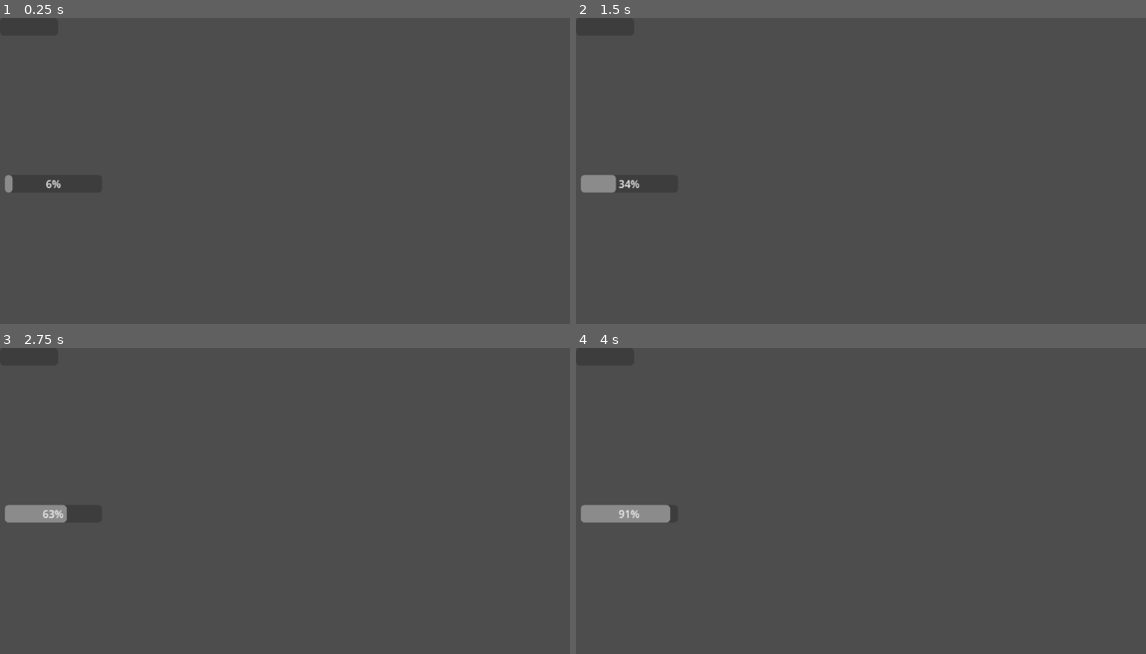
Above: before the commit, frames 1-4 (two rows, left to right).
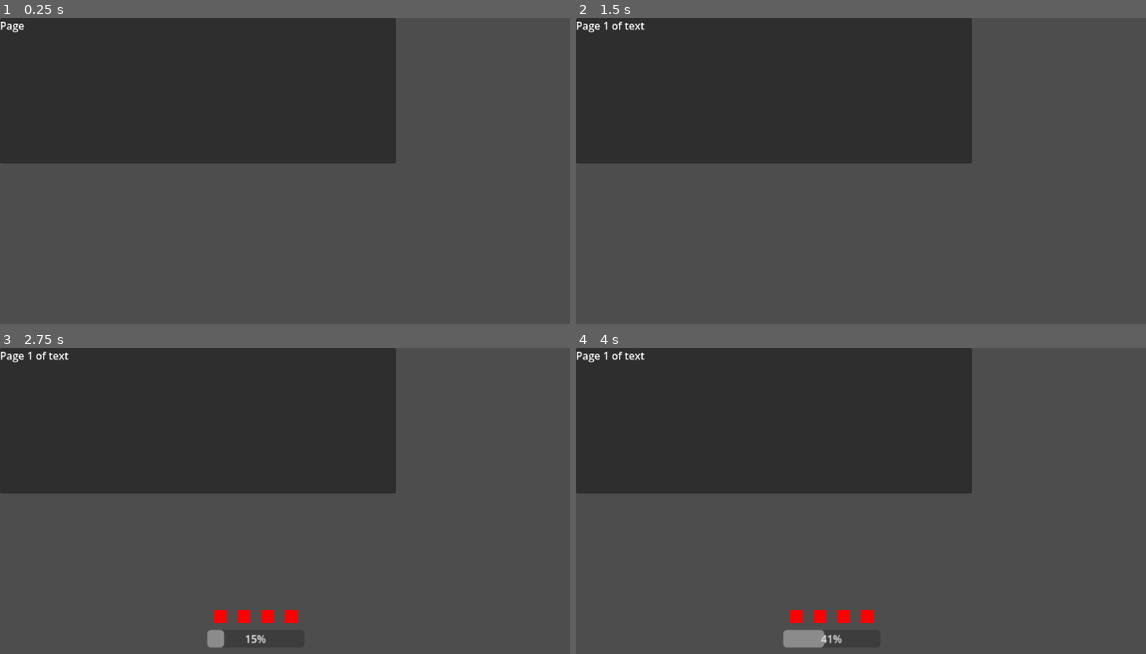
Above: after the commit, the same moments.

Repository: boneyard24/VGGJ2026
Game: Godot game, scene res://coreytest/coreytestscene.tscn
The game is run twice, just before and just after one commit, with the same random seed, the same clock (stepped at 60 frames per second) and the same inputs. This scene is started directly instead of the project's main scene.
Inputs:
- Up to frame 1 (0.25 s): no input
- Up to frame 2 (1.5 s): hold Right (right) 0.53-1.28 s; tap Enter at 1.25 s; hold Down (down) from 1.28 s (still down)
- Up to frame 3 (2.75 s): tap Space at 2 s; release Down (down) at 2.03 s; hold Right (right) from 2.03 s (still down)
- Up to frame 4 (4 s): tap Enter at 2.75 s; release Right (right) at 2.78 s; hold Up (up) 2.78-3.53 s; tap Space at 3.5 s; hold Left (left) from 3.53 s (still down)

The runs differ from the first frame. In frame 1, 33% of the frame differs, in the area x 0-70%, y 0-58%; in frame 2, 33%; in frame 3, 34%; in frame 4, 34%, in the area x 0-70%, y 0-98%.

Commit message:
added sprite container for qte popups

Diff:
--- a/trainger/Scenes/QTE/QTEPopup.tscn
+++ b/trainger/Scenes/QTE/QTEPopup.tscn
@@ -2,6 +2,7 @@
 
 [ext_resource type="Script" uid="uid://c80hj0bya80f4" path="res://Scenes/QTE/qte_popup.gd" id="1_ng8vx"]
 [ext_resource type="Script" uid="uid://b4hkatc52dtad" path="res://Scenes/QTE/combo_tracker.gd" id="2_1asnj"]
+[ext_resource type="PackedScene" uid="uid://cc7om3ba06g5i" path="res://Scenes/QTE/SpriteBoxContainer/SpriteBoxContainer.tscn" id="3_yvlxk"]
 
 [node name="QtePopup" type="Node2D" unique_id=1741924764]
 script = ExtResource("1_ng8vx")
@@ -20,3 +21,5 @@
 
 [node name="ComboTracker" type="Node" parent="." unique_id=1334100137]
 script = ExtResource("2_1asnj")
+
+[node name="SpriteBoxContainer" parent="." unique_id=1093026482 instance=ExtResource("3_yvlxk")]
--- /dev/null
+++ b/trainger/Scenes/QTE/SpriteBoxContainer/SpriteBoxContainer.tscn
@@ -0,0 +1,38 @@
+[gd_scene format=3 uid="uid://cc7om3ba06g5i"]
+
+[ext_resource type="Script" uid="uid://clehxreppukdt" path="res://Scenes/QTE/SpriteBoxContainer/sprite_box_container.gd" id="1_uryap"]
+
+[node name="HBoxContainer" type="HBoxContainer" unique_id=1093026482]
+offset_left = -71.0
+offset_top = -53.0
+offset_right = 71.0
+offset_bottom = -13.0
+script = ExtResource("1_uryap")
+
+[node name="ColorRect" type="ColorRect" parent="." unique_id=1343449731]
+custom_minimum_size = Vector2(20, 20)
+layout_mode = 2
+size_flags_horizontal = 6
+size_flags_vertical = 4
+color = Color(1, 0, 0, 1)
+
+[node name="ColorRect2" type="ColorRect" parent="." unique_id=1534817476]
+custom_minimum_size = Vector2(20, 20)
+layout_mode = 2
+size_flags_horizontal = 6
+size_flags_vertical = 4
+color = Color(1, 0, 0, 1)
+
+[node name="ColorRect3" type="ColorRect" parent="." unique_id=1019926556]
+custom_minimum_size = Vector2(20, 20)
+layout_mode = 2
+size_flags_horizontal = 6
+size_flags_vertical = 4
+color = Color(1, 0, 0, 1)
+
+[node name="ColorRect4" type="ColorRect" parent="." unique_id=1052947044]
+custom_minimum_size = Vector2(20, 20)
+layout_mode = 2
+size_flags_horizontal = 6
+size_flags_vertical = 4
+color = Color(1, 0, 0, 1)
--- /dev/null
+++ b/trainger/Scenes/QTE/SpriteBoxContainer/sprite_box_container.gd
@@ -0,0 +1,17 @@
+class_name sprite_box_container
+extends HBoxContainer
+
+
+# Called when the node enters the scene tree for the first time.
+func _ready() -> void:
+	pass # Replace with function body.
+
+
+# Called every frame. 'delta' is the elapsed time since the previous frame.
+func _process(delta: float) -> void:
+	pass
+
+func sprite_setup(sprites: Array[Texture2D]):
+	for sprite in sprites:
+		print("SPRITE LOOP")
+		#instantiate sprite into hbox
--- a/trainger/Scenes/QTE/combo_tracker.gd
+++ b/trainger/Scenes/QTE/combo_tracker.gd
@@ -7,10 +7,12 @@
 
 # Predefined combos
 const SPECIAL_MOVE = ["up", "down"]
+const INPUT_OPTIONS = ["up", "down", "left", "right"]
 
 func _ready():
 	#timer.wait_time = combo_window
 	#timer.one_shot = true
+
 	input_tracking = true
 
 
--- a/trainger/coreytest/coreytest.gd
+++ b/trainger/coreytest/coreytest.gd
@@ -8,7 +8,8 @@
 
 # Called when the node enters the scene tree for the first time.
 func _ready() -> void:
-	QTEPOP.qte_popup_complete.connect(_on_qteTimer_completed)
+	#QTEPOP.qte_popup_complete.connect(_on_qteTimer_completed)
+	pass
 
 
 # Called every frame. 'delta' is the elapsed time since the previous frame.
--- a/trainger/coreytest/coreytestscene.tscn
+++ b/trainger/coreytest/coreytestscene.tscn
@@ -1,19 +1,14 @@
 [gd_scene format=3 uid="uid://i2gfvcoqkjtr"]
 
 [ext_resource type="Script" uid="uid://b1vfu32xf1p07" path="res://coreytest/coreytest.gd" id="1_7qaf8"]
-[ext_resource type="PackedScene" uid="uid://c6qwcyaucgiv0" path="res://Scenes/QTE/QTEPopup.tscn" id="1_ebloy"]
+[ext_resource type="PackedScene" uid="uid://b0quagujfn8r8" path="res://Scenes/GameManager/GameManager.tscn" id="2_xghbe"]
+[ext_resource type="PackedScene" uid="uid://cl7fsjf2d4taa" path="res://Dialogue Box/Boss/DialogueBox.tscn" id="3_tuayy"]
 
 [node name="Coreytestscene" type="Node2D" unique_id=1406705118 node_paths=PackedStringArray("QTEPOP", "progBar")]
 script = ExtResource("1_7qaf8")
-QTEPOP = NodePath("QtePopup")
-progBar = NodePath("ProgressBar")
+QTEPOP = NodePath("")
+progBar = NodePath("")
 
-[node name="QtePopup" parent="." unique_id=1741924764 instance=ExtResource("1_ebloy")]
+[node name="GameManager" parent="." unique_id=270048902 instance=ExtResource("2_xghbe")]
 
-[node name="ProgressBar" type="ProgressBar" parent="." unique_id=166103031]
-offset_right = 89.0
-offset_bottom = 27.0
-max_value = 30.0
-step = 0.5
-rounded = true
-show_percentage = false
+[node name="Game" parent="." unique_id=1743243020 instance=ExtResource("3_tuayy")]
Not shown, added: trainger/Scenes/QTE/SpriteBoxContainer/sprite_box_container.gd.uid
